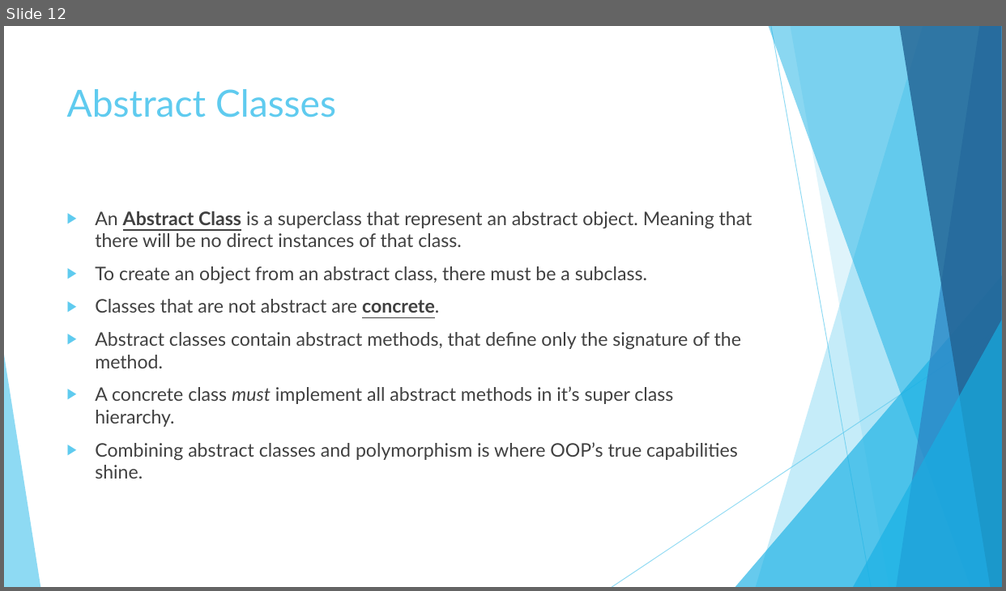
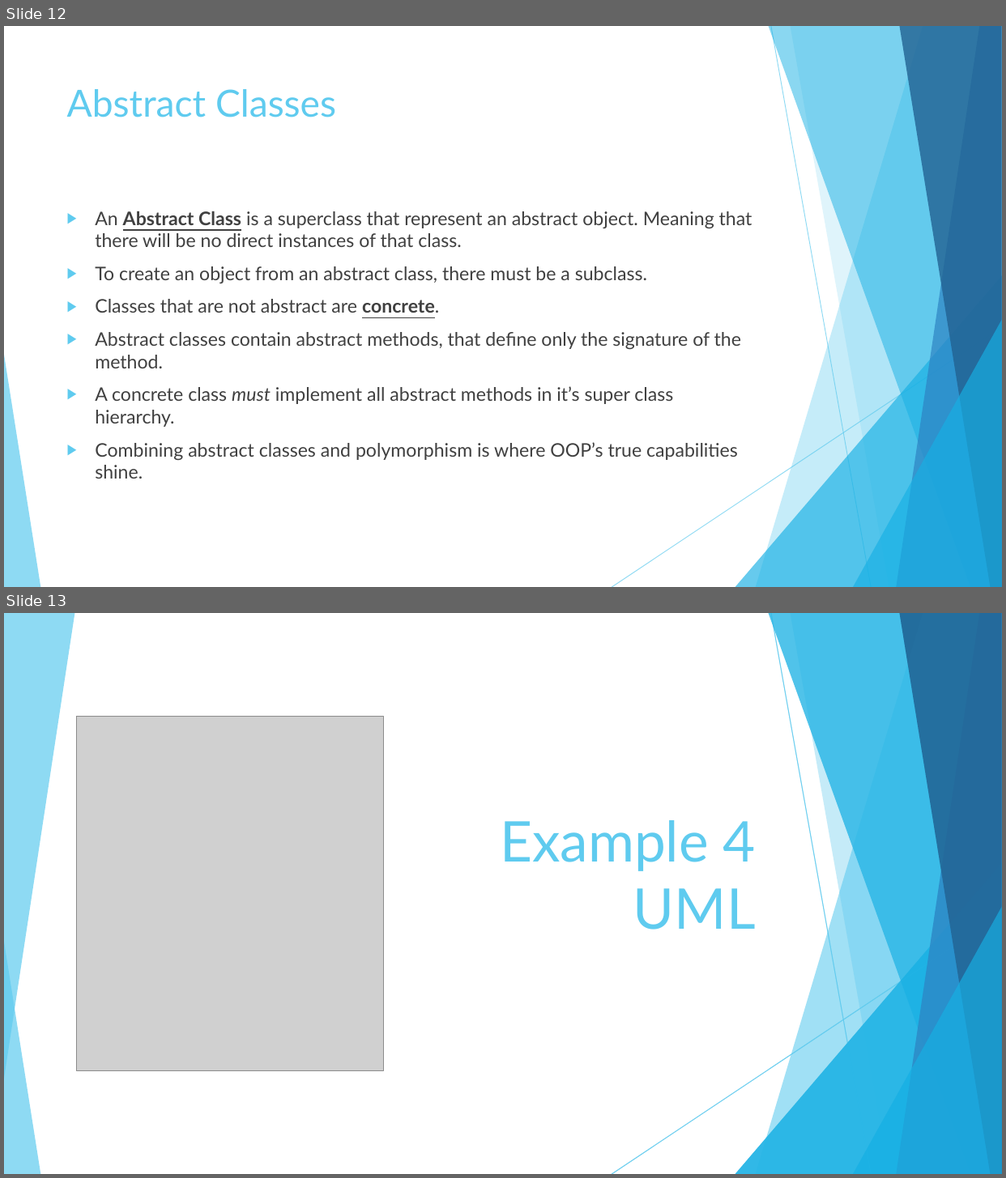
Before and after one commit to JoseRivas1998/Java-Game-Development-For-Absolute-Beginners, a slide deck: Slides/Lesson1.4.pptx. Shown one above the other, each under a label of ours: slide 12 before the commit, slides 12 and 13 after it. The pictures are 1006x591 and 1006x1178 pixels, drawn with LibreOffice and Linux fonts; fonts in the diff are those of the drawing; grey boxes stand for pictures. Boxes give left, top, right and bottom in pixels: in the first picture for what was removed or moved away, otherwise in the second. Text is boxed around its words. In the diff, an @@ line names an element or a change of style, - is before the commit and + after.

Commit message:
Example 4

```diff
--- a/Slides/Lesson1.4.pptx
+++ b/Slides/Lesson1.4.pptx
@@ slide 13 added at box(4, 613, 1002, 1174), background #FFFFFF; not listed: 10 template elements that a slide beside it also shows @@
@@ picture added at box(77, 717, 384, 1071) @@
@@ title added at box(500, 820, 756, 930), 54 pt, text #5FCBEF @@
+Example 4 UML
@@ group added at box(4, 613, 1002, 1174): 6 freeform shapes, 2 lines, 2 triangles @@
```
Also in this commit, not shown: 1 slide changed, 1 other slide added, 9 other files.
